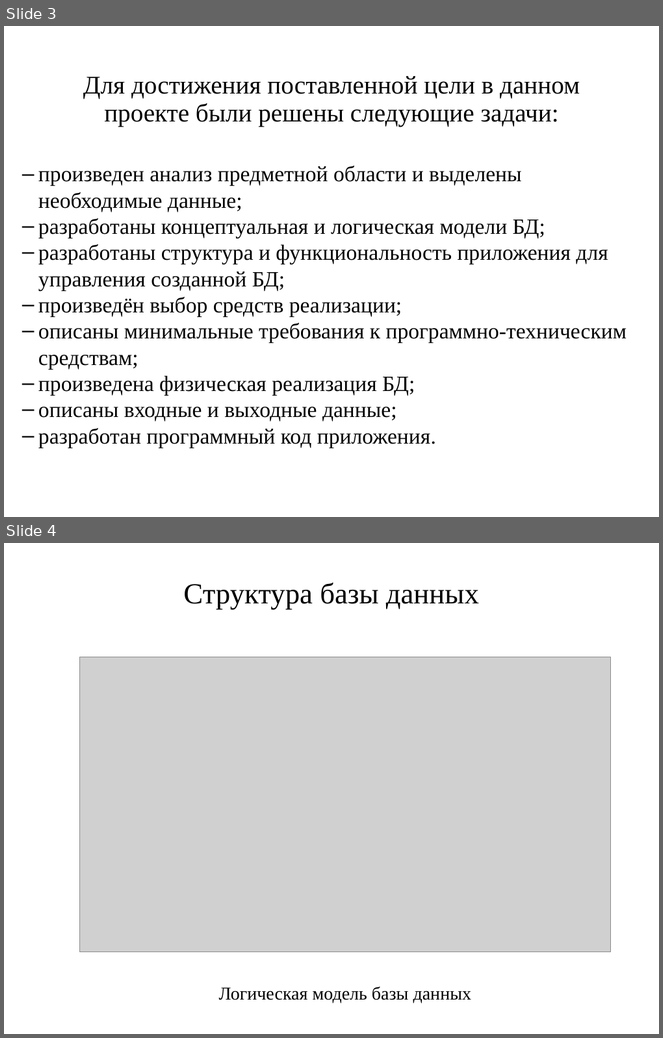
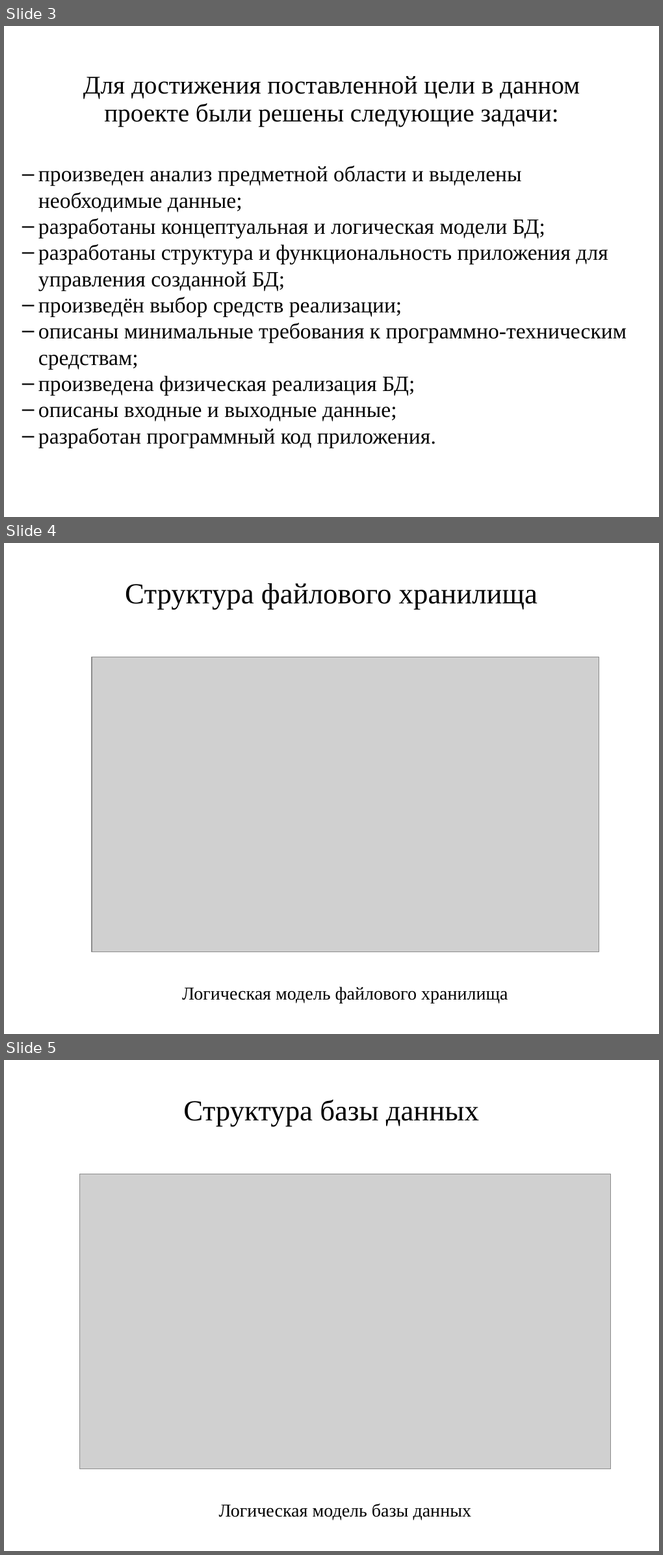
Before and after one commit to youveryaggressiveman/ViewManager, a slide deck: ЖЕсткийФлекс.pptx. Shown one above the other, each under a label of ours: slides 3 and 4 before the commit, slides 3, 4 and 5 after it. The pictures are 663x1038 and 663x1555 pixels, drawn with LibreOffice and Linux fonts; fonts in the diff are those of the drawing; grey boxes stand for pictures. Boxes give left, top, right and bottom in pixels: in the first picture for what was removed or moved away, otherwise in the second. Text is boxed around its words. In the diff, an @@ line names an element or a change of style, - is before the commit and + after.

Commit message:
add presentation

```diff
--- a/ЖЕсткийФлекс.pptx
+++ b/ЖЕсткийФлекс.pptx
@@ slide 4 added at (4,543,659,1034), background #FFFFFF @@
@@ title added at (125,583,538,610), 32 pt, text #000000 @@
+Структура файлового хранилища
@@ picture added at (92,657,599,952) @@
@@ text added at (182,987,508,1004), 20 pt, text #000000 @@
+Логическая модель файлового хранилища
@@ what was slide 4 is now slide 5 @@
```
Also in this commit, not shown: 1 slide removed.
